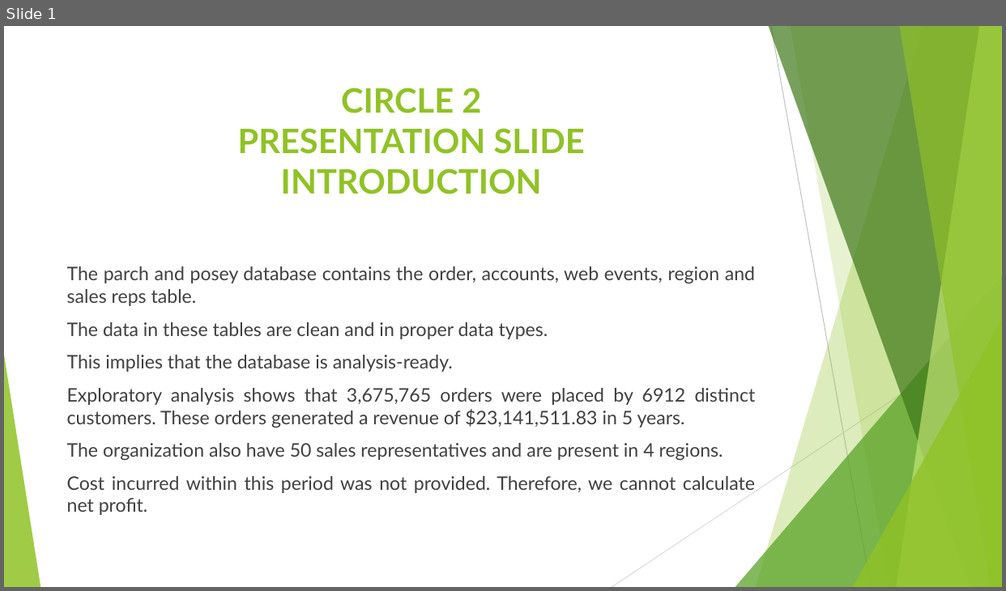
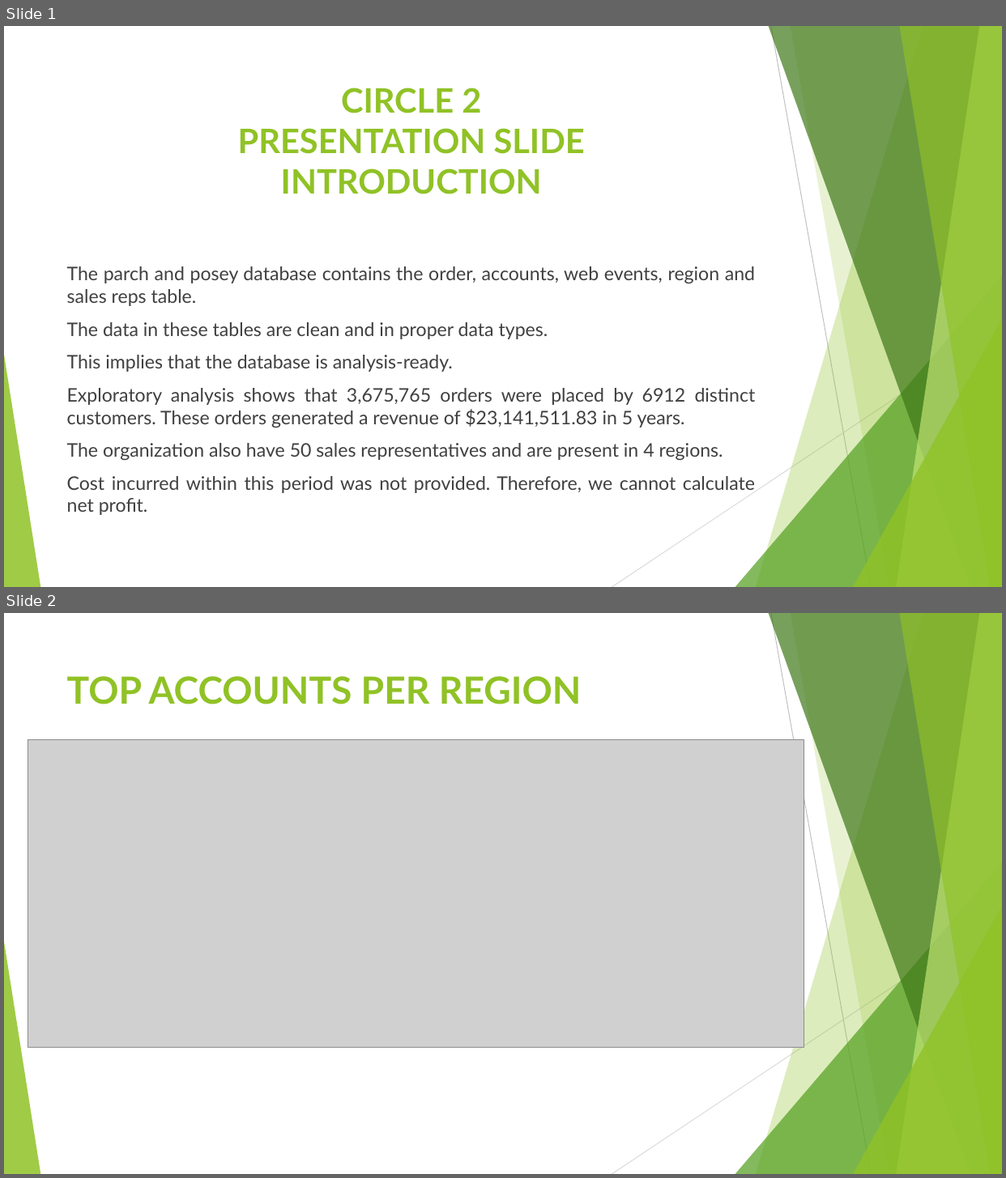
Before and after one commit to Tajman80/CDECircle2Group, a slide deck: Circle2_Linux_Git_Group_Assignment.pptx. Shown one above the other, each under a label of ours: slide 1 before the commit, slides 1 and 2 after it. The pictures are 1006x591 and 1006x1178 pixels, drawn with LibreOffice and Linux fonts; fonts in the diff are those of the drawing; grey boxes stand for pictures. Boxes give left, top, right and bottom in pixels: in the first picture for what was removed or moved away, otherwise in the second. Text is boxed around its words. In the diff, an @@ line names an element or a change of style, - is before the commit and + after.

```diff
--- a/Circle2_Linux_Git_Group_Assignment.pptx
+++ b/Circle2_Linux_Git_Group_Assignment.pptx
@@ slide 2 added at (x1=4, y1=613, x2=1002, y2=1174), background #FFFFFF; not listed: 10 template elements that a slide beside it also shows @@
@@ title added at (x1=67, y1=676, x2=582, y2=705), 36 pt, text #90C226, bold @@
+TOP ACCOUNTS PER REGION
@@ picture added at (x1=28, y1=740, x2=804, y2=1048) @@
```
Also in this commit, not shown: 4 slides changed, 3 other slides added, 1 other file.
